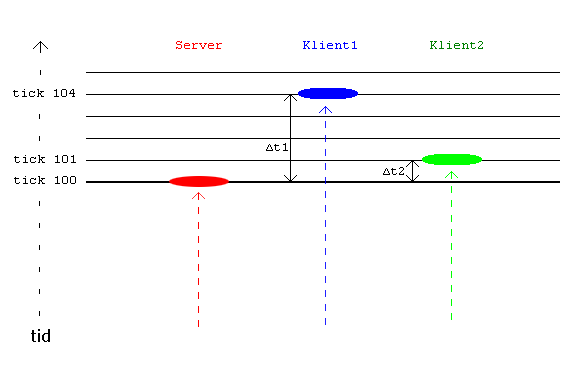
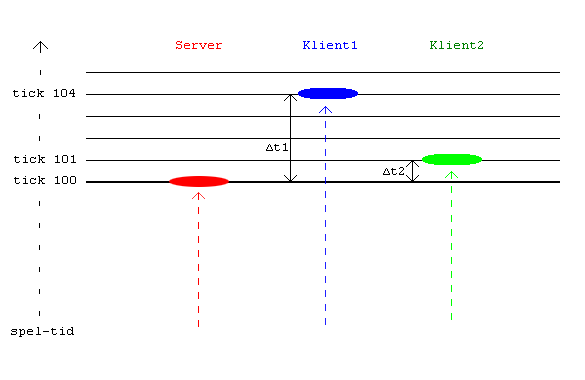
The second 585px x 380px image is a revision of the first. Changes to its layers:
painted on "Ticks" over [11,327,74,342]
